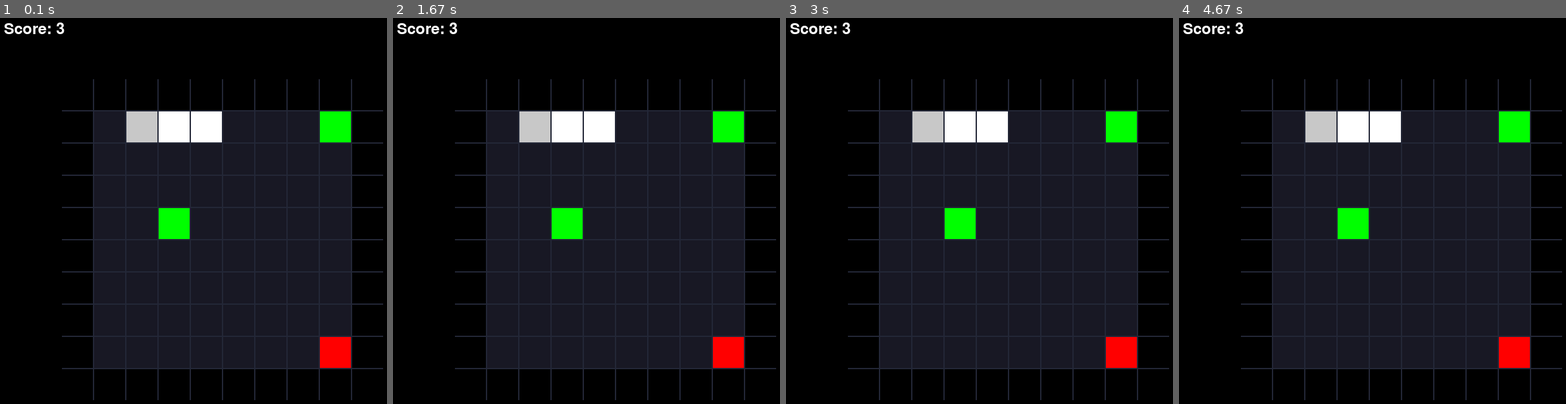
Above: before the commit, frames 1-4 (left to right).
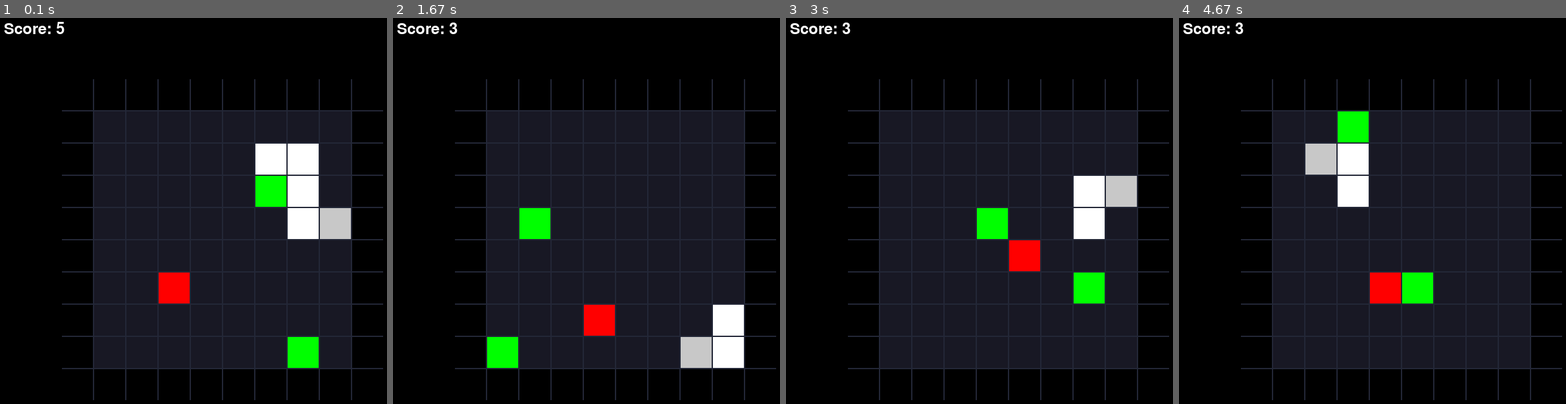
Above: after the commit, the same moments.

Repository: Romeovcn/L2S
Game: pygame game, started from main.py
Same seed, same stepped clock (60 frames per second), same inputs: the game is played once before the commit and once after it.
Inputs:
- Up to frame 1 (0.1 s): no input
- Up to frame 2 (1.67 s): tap Enter at 0.33 s
- Up to frame 3 (3 s): no input
- Up to frame 4 (4.67 s): no input

The runs differ from the first frame. In frame 1, 9.0% of the frame differs, in the area x 14-91%, y 1-91%; in frame 2, 7.1%; in frame 3, 7.7%; in frame 4, 7.1%.

Commit message:
AI working

Diff:
--- a/ai_algorithm/ai.py
+++ b/ai_algorithm/ai.py
@@ -4,11 +4,10 @@
 
 def perform_AI_move(map, snake_pos, epsilon, q_table):
 	possible_moves = get_all_possible_moves(map, snake_pos)# Get list of possible moves
-	action = choose_action(epsilon, possible_moves) # Choose between Explore or Exploit
-	# print(action)
 	state = get_state(map, snake_pos)
-	q_table[state] = update_q_value(map, snake_pos, q_table, state, action['direction'])
-	return None
+	action = choose_action(epsilon, possible_moves, q_table, state) # Choose between Explore or Exploit
+	q_table[state] = update_q_value(map, snake_pos, q_table, state, action)
+	return action # CHANGE THIS
 
 def get_state(map, snake_pos):
 	DANGER_UP = 0
@@ -64,16 +63,27 @@
 	state = f"DU_{DANGER_UP} DD_{DANGER_DOWN} DL_{DANGER_LEFT} DR_{DANGER_RIGHT}, GU_{GREEN_UP} GD_{GREEN_DOWN} GL_{GREEN_LEFT} GR_{GREEN_RIGHT}, RU_{RED_UP} RD_{RED_DOWN} RL_{RED_LEFT} RR_{RED_RIGHT}"
 	return state
 
-def choose_action(epsilon, possible_moves):
+def choose_action(epsilon, possible_moves, q_table, state):
 	if random.uniform(0, 1) < epsilon:
 		# Explore: choose a random action
 		print("Exploring...")
 		action = select_random_move(possible_moves)
 	else:
+		# Exploit: choose the best known action in q_table
 		print("Exploiting...")
-		# Exploit: choose the best known action in q_table
-		action = None
-		pass
+		action = get_best_move(q_table, state, possible_moves)
+		print(f"ICICICI=>{action}")
+	return action
+
+def get_best_move(q_table, state, possible_moves):
+	best_move = None
+	Q_values = q_table.get(state, None)
+	if Q_values is None:
+		return select_random_move(possible_moves)
+	action = max(possible_moves, key=Q_values.get)
+	print(possible_moves)
+	print(action)
+	print(Q_values)
 	return action
 
 def get_all_possible_moves(map, snake_pos):
@@ -84,8 +94,8 @@
 		target_cell = get_cell_value_and_coordinates(map, snake_pos, direction)
 		move_validity = is_move_valid(snake_pos, target_cell)
 		if move_validity != 0: # Check if move is not illegal
-			move = {"direction": direction, "target_cell": target_cell}
-			possible_moves.append(move)
+			# move = {"direction": direction, "target_cell": target_cell}
+			possible_moves.append(direction)
 	return possible_moves
 
 def select_random_move(possible_moves):
@@ -100,39 +110,40 @@
 	# Moves away from both			0
 	# Survives one step (optional)	−0.1
 	target_cell = get_cell_value_and_coordinates(map, snake_pos, action)
-	if target_cell == "0":
+	if target_cell['value'] == "0":
 		return -1
-	if target_cell == "G":
-		return 10
-	if target_cell == "R":
-		return -5
-	if target_cell == "W" or target_cell == "S":
-		return -10
+	if target_cell['value'] == "G":
+		return 100
+	if target_cell['value'] == "R":
+		return -50
+	if target_cell['value'] == "W" or target_cell['value'] == "S":
+		return -100
 	return 0
 
-def get_max_q_value(q_values, state, valid_actions): # protect valid actions
-	for q_value in q_values:
-		if q_value["state"] == state:
-			q_values = q_value["Q_SCORE"]
-	return max(q_values[action] for action in valid_actions)
+# def get_max_q_value(q_values, state, valid_actions): # protect valid actions
+# 	"""
+# 	returns: {"action": "UP | DOWN | LEFT | RIGHT", "value": 123}
+# 	"""
+# 	for q_value in q_values:
+# 		if q_value["state"] == state:
+# 			q_values = q_value["Q_SCORE"]
+# 	return max(q_values[action] for action in valid_actions)
 
-def get_q_value(q_table, state, action):
-	if action != "UP" and action != "DOWN" and action != "LEFT" and action != "RIGHT":
-		raise ValueError("get_q_value(): Invalid input: action arg must be 'UP', 'DOWN', 'LEFT', or 'RIGHT'")
-	values = q_table.get(state, None)
-	if values is None:
-		return 0
-	return values[action]
+# def get_q_value(q_table, state, action):
+# 	if action != "UP" and action != "DOWN" and action != "LEFT" and action != "RIGHT":
+# 		raise ValueError("get_q_value(): Invalid input: action arg must be 'UP', 'DOWN', 'LEFT', or 'RIGHT'")
+# 	values = q_table.get(state, None)
+# 	if values is None:
+# 		return 0
+# 	return values[action]
 
-def update_q_value(map, snake_pos, q_table, state, action): # TO FIX: need to check of q_values exists before updating
-	q_values = q_table.get(state, None)
-	if q_values is None:
-		q_values = {"UP": 0, "DOWN": 0, "LEFT": 0, "RIGHT": 0}
-		q_table[state] = q_values
-
-	Q = get_q_value(q_table, state, action)
+def update_q_value(map, snake_pos, q_table, state, action): # TO FIX: need to check if q_values exists before updating
+	Q_values = q_table.get(state, {"UP": 0, "DOWN": 0, "LEFT": 0, "RIGHT": 0})
+	Q = Q_values[action]
+	max_Q = max(Q_values[action] for action in ["UP", "DOWN", "LEFT", "RIGHT"])
 	r = get_reward(map, snake_pos, action)
 	gamma = 0.9
 
-	q_values[action] = Q + 0.1 * (r + gamma * get_max_q_value(Q, "S") - Q)
-	return q_values
+	Q_values[action] = Q + 0.1 * (r + gamma * max_Q - Q)
+	print(Q_values)
+	return Q_values
--- a/main.py
+++ b/main.py
@@ -51,8 +51,8 @@
 						direction = "LEFT"
 					elif key[pygame.K_d]:
 						direction = "RIGHT"
-					elif key[pygame.K_SPACE]:
-						direction = perform_AI_move(map, snake_pos, epsilon, q_table)
+					# elif key[pygame.K_SPACE]:
+			direction = perform_AI_move(map, snake_pos, epsilon, q_table)
 
 			if direction:
 				target_cell = get_cell_value_and_coordinates(map, snake_pos, direction)
@@ -71,6 +71,8 @@
 					epsilon = max(min_epsilon, epsilon * epsilon_decay) # Decay epsilon
 					pass
 				direction = None
+
+			time.sleep(0.05)
 
 		if not running:
 			break
